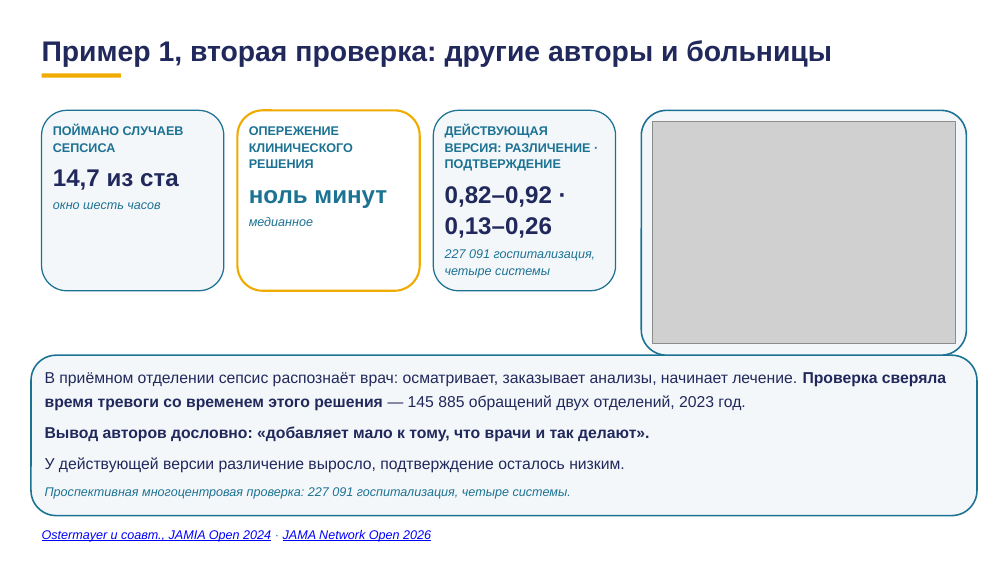
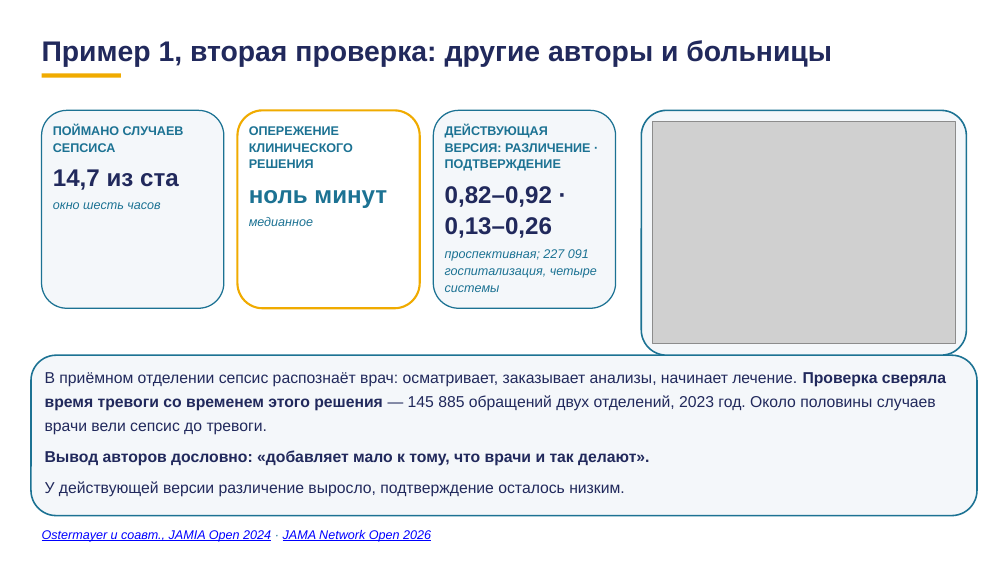
Before and after one commit to tellina-study/AI-usage-lessons, a slide deck: slide 56 of library/lectures/lec-07/rework/deck/lec-07-karkas.pptx. Drawn at 1008x567 pixels with LibreOffice and Linux fonts; fonts in the diff are those of the drawing; grey boxes stand for pictures. Boxes give left, top, right and bottom in pixels: in the first picture for what was removed or moved away, otherwise in the second. Text is boxed around its words. In the diff, an @@ line names an element or a change of style, - is before the commit and + after.

```diff
--- a/library/lectures/lec-07/rework/deck/lec-07-karkas.pptx
+++ b/library/lectures/lec-07/rework/deck/lec-07-karkas.pptx
@@ rounded rectangle: place and size @@
-rounded rectangle at box(42, 110, 224, 291)
+rounded rectangle at box(42, 110, 224, 309)
@@ rounded rectangle: place and size @@
-rounded rectangle at box(237, 110, 420, 291)
+rounded rectangle at box(237, 110, 420, 309)
@@ proportions changed in 3 elements at box(42, 110, 224, 309), box(237, 110, 420, 309), box(433, 110, 616, 309) @@
@@ rounded rectangle: place and size @@
-rounded rectangle at box(433, 110, 616, 291)
+rounded rectangle at box(433, 110, 616, 309)
@@ text at box(445, 249, 597, 292): text changed @@
-227 091 госпитализация, четыре системы
+проспективная; 227 091 госпитализация, четыре системы
@@ text at box(45, 372, 946, 435): text changed @@
-В приёмном отделении сепсис распознаёт врач: осматривает, заказывает анализы, начинает лечение. Проверка сверяла время тревоги со временем этого решения — 145 885 обращений двух отделений, 2023 год.
+В приёмном отделении сепсис распознаёт врач: осматривает, заказывает анализы, начинает лечение. Проверка сверяла время тревоги со временем этого решения — 145 885 обращений двух отделений, 2023 год. Около половины случаев врачи вели сепсис до тревоги.
@@ text at box(45, 487, 571, 499): paragraph removed @@
-Проспективная многоцентровая проверка: 227 091 госпитализация, четыре системы.
```
Also in this commit, not shown: 32 other slides changed, 1 other file.
